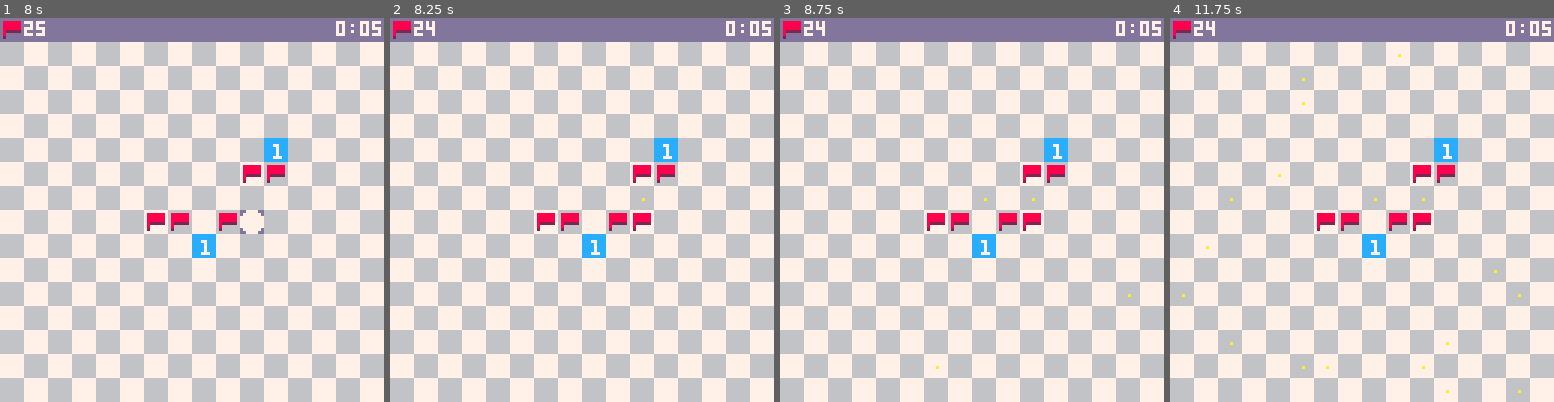
Above: before the commit, frames 1-4 (left to right).
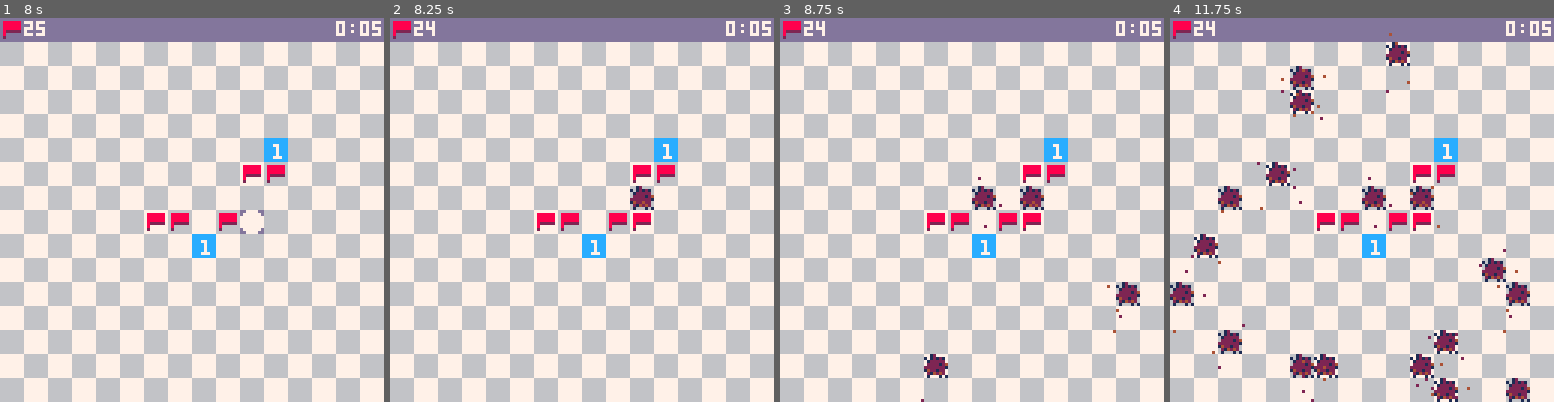
Above: after the commit, the same moments.

Repository: wsasaki01/mini-mines
Game: PICO-8 cartridge mini-mines.p8
Same seed, same stepped clock (60 frames per second), same inputs: the game is played once before the commit and once after it.
Inputs (mouse positions are in pixels of both pictures, inside the frame that each line leads up to):
- Up to frame 1 (8 s): tap O (Z key) at 0.33, 1.07, 2.22, 3.72, 5.22, 6.72 s; click (241, 121) at 0.67 s; tap Down at 0.7 s; click (307, 267) at 1.22 s; tap X (X key) at 1.43, 2.07, 2.82, 3.57, 4.32, 5.07, 5.82, 6.57, 7.32 s; click (69, 114) at 1.77 s; hold Up 1.97-2.63 s; click (130, 259) at 2.32 s; hold Right 2.68-3.02 s; click (195, 106) at 2.87 s; hold Down 3.07-3.73 s; click (257, 256) at 3.42 s; hold Left 3.78-4.12 s; click (322, 102) at 3.97 s; hold Up 4.17-4.5 s; click (84, 248) at 4.52 s; hold Left 4.55-5.05 s; click (145, 94) at 5.07 s; hold Right 5.1-5.93 s; click (211, 244) at 5.62 s; hold Up 5.98-6.65 s; click (272, 90) at 6.17 s; hold Right 6.7-7.03 s; click (337, 236) at 6.72 s; hold Down 7.08-7.75 s; click (99, 83) at 7.27 s; hold Left from 7.8 s (still down); click (161, 229) at 7.82 s
- Up to frame 2 (8.25 s): tap X (X key) at 8.07 s; release Left at 8.13 s; hold Up from 8.18 s (still down); tap O (Z key) at 8.22 s
- Up to frame 3 (8.75 s): click (1006, 79) at 8.37 s; release Up at 8.52 s; hold Left from 8.57 s (still down)
- Up to frame 4 (11.75 s): tap X (X key) every 0.75 s from 8.82 to 11.07 s; click (1458, 225) at 8.92 s; release Left at 9.07 s; hold Right 9.12-9.95 s; click (1219, 71) at 9.47 s; tap O (Z key) at 9.72, 11.22 s; hold Up 10-10.67 s; click (1285, 217) at 10.02 s; click (1346, 64) at 10.57 s; hold Right 10.72-11.05 s; hold Down from 11.1 s (still down); click (1408, 213) at 11.12 s; click (1473, 60) at 11.67 s

Frame 1 is identical in both runs. In frame 2, 0.3% of the frame differs, in the area x 62-69%, y 43-50%; in frame 3, 1.1%; in frame 4, 5.2%, in the area x 0-94%, y 3-100%.

Commit message:
Bug fix explosions

Diff:
--- a/main.lua
+++ b/main.lua
@@ -123,7 +123,7 @@
     -- how many frames between each explosion
     explosion_interval = 5
 
-    --printh("", "log", true)
+    printh("", "log", true)
 end
 
 function initialise(diff)
@@ -342,19 +342,45 @@
             end
         end
     elseif losing then
+        -- when the timer reaches the interval, explode another mine
         if explosion_timer == explosion_interval then
-            local target = flr(rnd(#mine_list)+1)
-            add(explosions, mine_list[target])
-            add_particles(mine_list[target])
-            del(mine_list, mine_list[target])
-
-            explosion_timer = 0
-            explosion_counter += 1
+            -- wait for a non-flagged mine
+            non_flag = false
+            local target
+            while not non_flag and #mine_list != 0 do
+                -- get a random mine from the list
+                index = flr(rnd(#mine_list))+1
+                target = mine_list[index]
+
+                -- if that mine hasn't been flagged
+                if flags[target[1]][target[2]] != true then
+                    -- break loop
+                    non_flag = true
+                -- if that mine has been flagged
+                else
+                    -- remove it from the list
+                    explosion_counter += 1
+                    del(mine_list, mine_list[index])
+                    target = false
+                end
+            end
+
+            if target then
+                -- add the explosion, particles
+                add(explosions, target)
+                add_particles(target)
+                del(mine_list, target)
+
+                -- reset timer
+                explosion_timer = 0
+                explosion_counter += 1
+            end
         else
             explosion_timer += 1
         end
 
-        if #mine_list == 0 then
+        -- once all explosions are done, show loss screen
+        if explosion_counter == mcount then
             losing = false
             lose = true
             explosion_counter = 0
@@ -867,6 +893,9 @@
         spr(3, 0, 0)
         print(fcount, 8, 1, 7)
 
+        -- draw explosion particles
+        draw_particles()
+
         -- draw message box and border
         rectfill(18, 39, 109, 72, 9)
         rectfill(19, 40, 108, 71, 7)
@@ -879,8 +908,6 @@
 
         -- draw options
         win_lose_message(ticker)
-
-        draw_particles()
     elseif losing then
         -- clear screen with grey background
         cls(themes[theme_select]["gamebg"])
@@ -1599,15 +1626,23 @@
 end
 
 function add_particles(loc)
-    local count = flr(rnd(5))+1
-    local x = xoff+loc[1]*8-4
-    local y = yoff+loc[2]*8+4
-
-    add(particles, {x, y})
+    for i=1, flr(rnd(5))+1 do
+        local x = xoff+loc[1]*8-4+flr(rnd(15))-7
+        local y = yoff+loc[2]*8+4+flr(rnd(20))-7
+        local col = flr(rnd(2))+1
+        if col == 1 then
+            col = 2
+        elseif col == 2 then
+            col = 4
+        elseif col == 3 then
+            col = 5
+        end
+        add(particles, {x, y, col})
+    end
 end
 
 function draw_particles()
     for particle in all(particles) do
-        pset(particle[1], particle[2], 10)
-    end
-end
+        pset(particle[1], particle[2], particle[3])
+    end
+end
--- a/mini-mines.p8
+++ b/mini-mines.p8
@@ -13,14 +13,14 @@
 00700700666666667777777708000000002222000000000000000000000000000000000000000000000000000000000000000000000000000000000000000000
 00000000666666667777777702000000010000100000000000000000000000000000000000000000000000000000000000000000000000000000000000000000
 00000000666666667777777700000000100000010000000000000000000000000000000000000000000000000000000000000000000000000000000000000000
-00000000dd0000ddcccccccc00000000880000000000000000000000000000000000000000000000000000000000000000000000000000000000000000000000
-00000000d000000dcccccccc000000008f0000000000000000000000000000000000000000000000000000000000000000000000000000000000000000000000
-0000000000000000cccccccc00000000000000000000000000000000000000000000000000000000000000000000000000000000000000000000000000000000
-0000000000000000cccccccc00000000000000000000000000000000000000000000000000000000000000000000000000000000000000000000000000000000
-0000000000000000cccccccc00000000000000000000000000000000000000000000000000000000000000000000000000000000000000000000000000000000
-0000000000000000cccccccc00000000000000000000000000000000000000000000000000000000000000000000000000000000000000000000000000000000
-00000000d000000dcccccccc00000000000000000000000000000000000000000000000000000000000000000000000000000000000000000000000000000000
-00000000dd0000ddcccccccc00000000000000000000000000000000000000000000000000000000000000000000000000000000000000000000000000000000
+00000000dd0000ddcccccccc00120000880000000000000000000000000000000000000000000000000000000000000000000000000000000000000000000000
+00000000d000000dcccccccc101212108f0000000000000000000000000000000000000000000000000000000000000000000000000000000000000000000000
+0000000000000000cccccccc01222220000000000000000000000000000000000000000000000000000000000000000000000000000000000000000000000000
+0000000000000000cccccccc02222124000000000000000000000000000000000000000000000000000000000000000000000000000000000000000000000000
+0000000000000000cccccccc22222221000000000000000000000000000000000000000000000000000000000000000000000000000000000000000000000000
+0000000000000000cccccccc14221220000000000000000000000000000000000000000000000000000000000000000000000000000000000000000000000000
+00000000d000000dcccccccc02142420000000000000000000000000000000000000000000000000000000000000000000000000000000000000000000000000
+00000000dd0000ddcccccccc01000101000000000000000000000000000000000000000000000000000000000000000000000000000000000000000000000000
 000000000ddddd100ddddddd00000000000000000000000000000000000000000000000000000000000000000000000000000000000000000000000000000000
 00000000d77d77d1d777777700000000000000000000000000000000000000000000000000000000000000000000000000000000000000000000000000000000
 00000000d77d77d1d777772700000000000000000000000000000000000000000000000000000000000000000000000000000000000000000000000000000000
